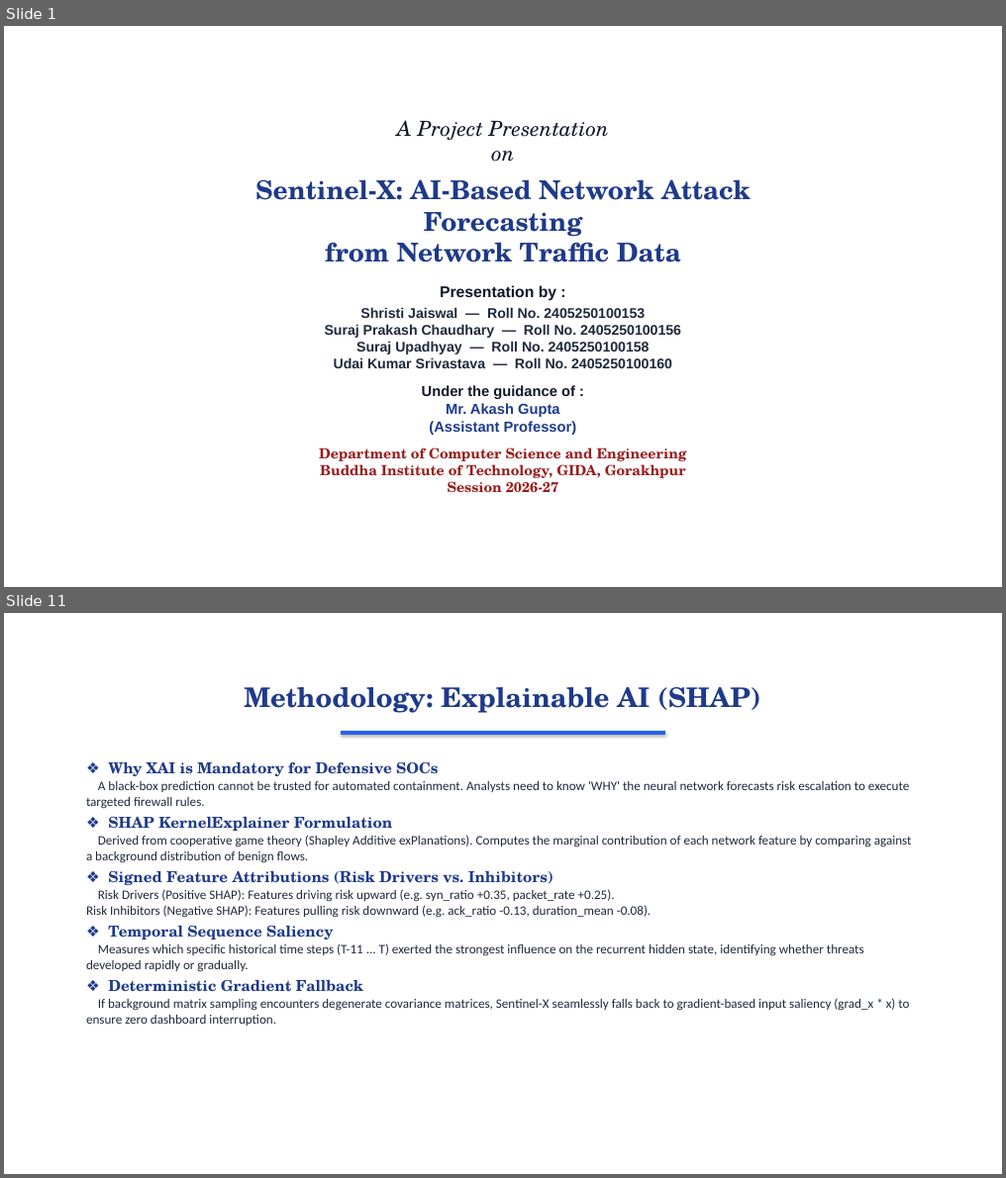
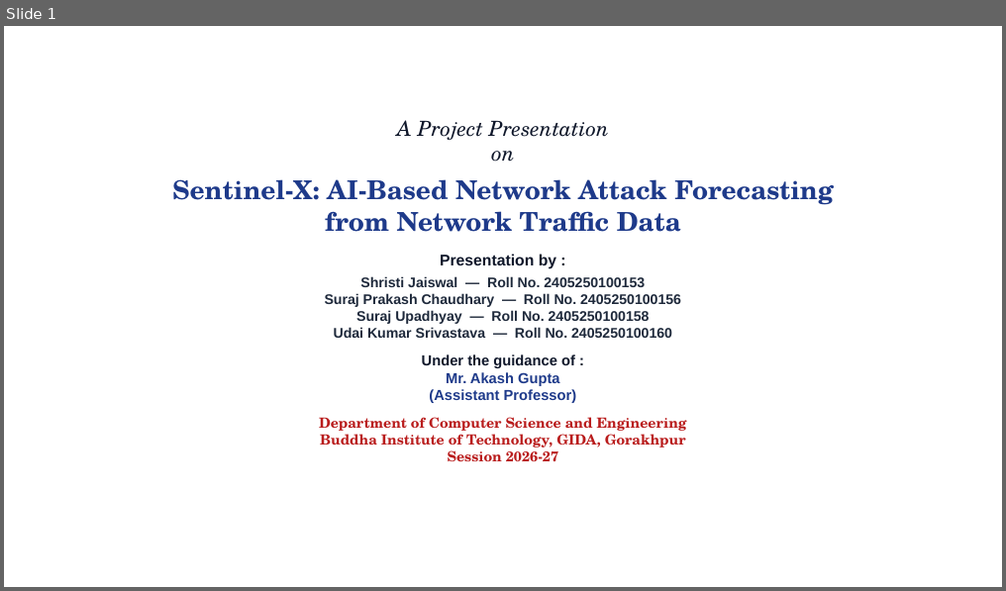
Before and after one commit to surajbuilds53/sentinel-x, a slide deck: Sentinel-X_Presentation.pptx. Shown one above the other, each under a label of ours: slides 1 and 11 before the commit, slide 1 after it; the slides between them are not shown. The pictures are 1006x1178 and 1006x591 pixels, drawn with LibreOffice and Linux fonts; fonts in the diff are those of the drawing; background and template pictures are left out. Boxes give left, top, right and bottom in pixels: in the first picture for what was removed or moved away, otherwise in the second. Text is boxed around its words. In the diff, an @@ line names an element or a change of style, - is before the commit and + after.

```diff
--- a/Sentinel-X_Presentation.pptx
+++ b/Sentinel-X_Presentation.pptx
@@ slide 11 removed at <box>4,613,1002,1174</box>, background picture (left out) @@
@@ text removed at <box>244,687,761,713</box> @@
-Methodology: Explainable AI (SHAP)
@@ rectangle removed at <box>341,731,665,735</box> @@
@@ text removed at <box>86,761,912,1026</box> @@
-❖ Why XAI is Mandatory for Defensive SOCs
-A black-box prediction cannot be trusted for automated containment. Analysts need to know 'WHY' the neural network forecasts risk escalation to execute targeted firewall rules.
-❖ SHAP KernelExplainer Formulation
-Derived from cooperative game theory (Shapley Additive exPlanations). Computes the marginal contribution of each network feature by comparing against a background distribution of benign flows.
-❖ Signed Feature Attributions (Risk Drivers vs. Inhibitors)
-Risk Drivers (Positive SHAP): Features driving risk upward (e.g. syn_ratio +0.35, packet_rate +0.25).
-Risk Inhibitors (Negative SHAP): Features pulling risk downward (e.g. ack_ratio -0.13, duration_mean -0.08).
-❖ Temporal Sequence Saliency
-Measures which specific historical time steps (T-11 ... T) exerted the strongest influence on the recurrent hidden state, identifying whether threats developed rapidly or gradually.
-❖ Deterministic Gradient Fallback
-If background matrix sampling encounters degenerate covariance matrices, Sentinel-X seamlessly falls back to gradient-based input saliency (grad_x * x) to ensure zero dashboard interruption.
@@ slide 1 changed as well @@
@@ text "A Project Presentation on": place and size @@
-text "A Project Presentation on" at <box>255,120,750,492</box>
+text "A Project Presentation on" at <box>172,120,834,462</box>
@@ text at <box>319,417,687,462</box>: text colour #991B1B to #B91C1C in "Department of Computer Science and Engineering Buddha ..." @@
```
Also in this commit, not shown: 1 other slide changed, 12 slides added, 15 other slides removed, 11 other files.
